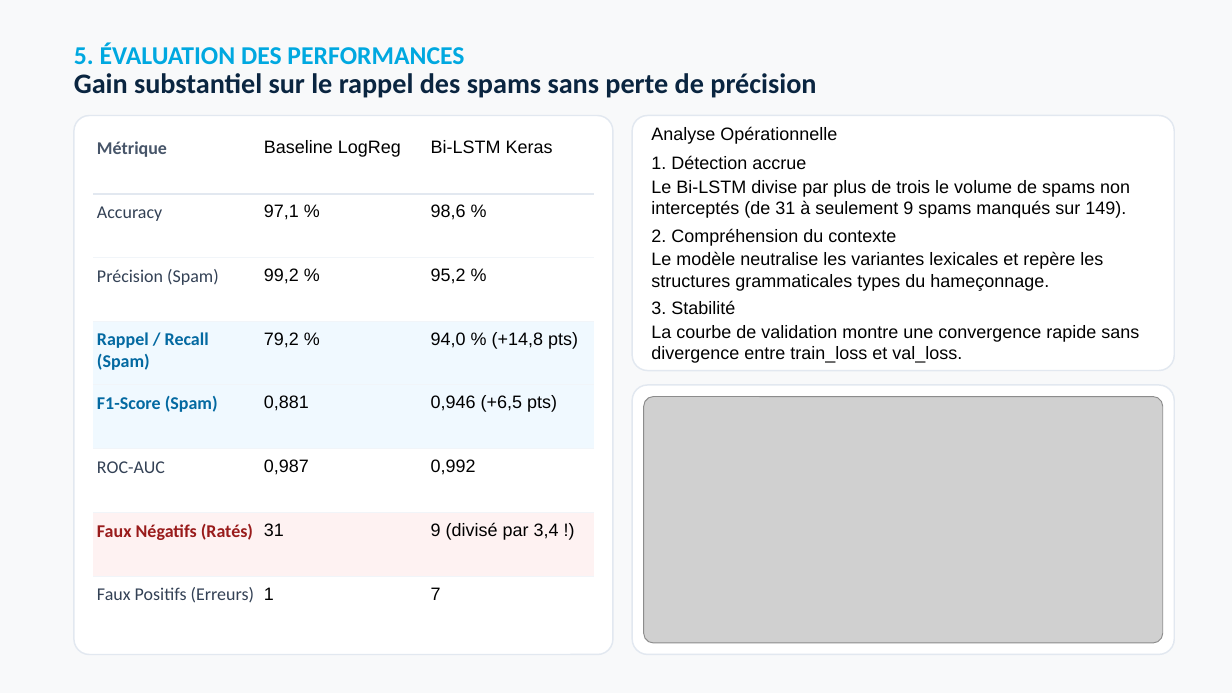
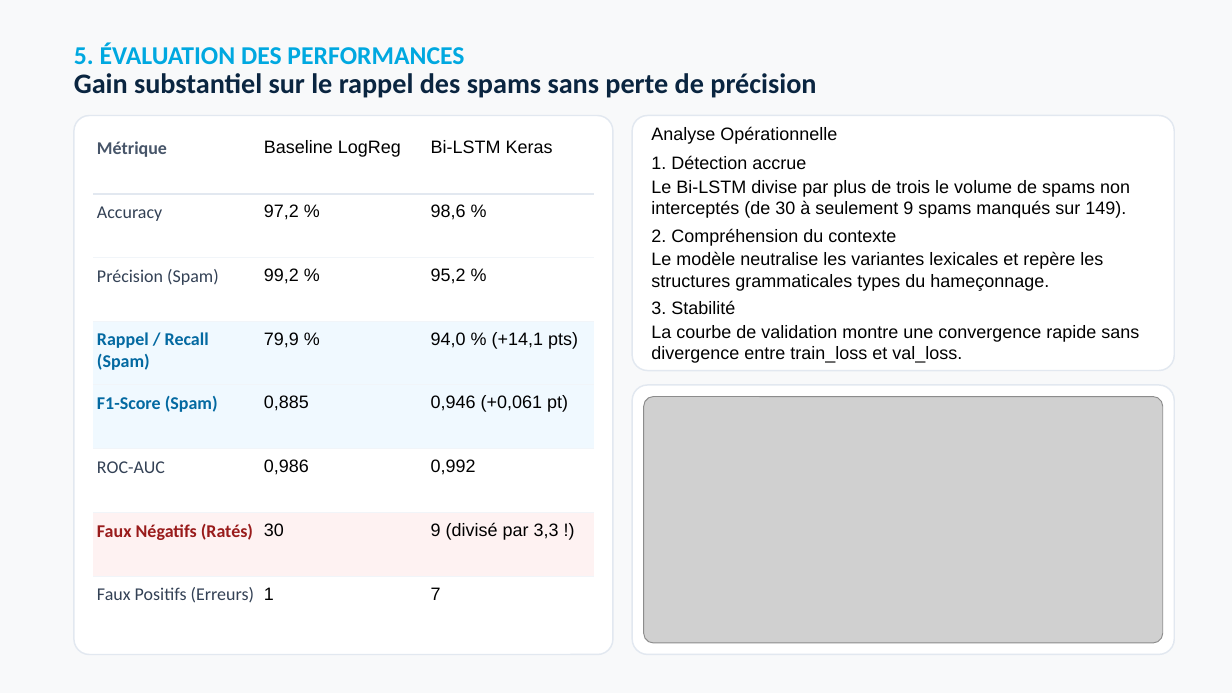
Before and after one commit to Elkristobal59/CERTIFICATION_CDSD, a slide deck: slide 6 of Bloc_4_ATT_Spam_Detector/ATT_spam_detector_presentation.pptx. Drawn at 1232x693 pixels with LibreOffice and Linux fonts; fonts in the diff are those of the drawing; grey boxes stand for pictures. Boxes give left, top, right and bottom in pixels: in the first picture for what was removed or moved away, otherwise in the second. Text is boxed around its words. In the diff, an @@ line names an element or a change of style, - is before the commit and + after.

```diff
--- a/Bloc_4_ATT_Spam_Detector/ATT_spam_detector_presentation.pptx
+++ b/Bloc_4_ATT_Spam_Detector/ATT_spam_detector_presentation.pptx
@@ table at (93, 130, 595, 607) @@
-row 2, column 2: 97,1 %
+row 2, column 2: 97,2 %
-row 4, column 2: 79,2 %
+row 4, column 2: 79,9 %
-row 4, column 3: 94,0 % (+14,8 pts)
+row 4, column 3: 94,0 % (+14,1 pts)
-row 5, column 2: 0,881
+row 5, column 2: 0,885
-row 5, column 3: 0,946 (+6,5 pts)
+row 5, column 3: 0,946 (+0,061 pt)
-row 6, column 2: 0,987
+row 6, column 2: 0,986
-row 7, column 2: 31
+row 7, column 2: 30
-row 7, column 3: 9 (divisé par 3,4 !)
+row 7, column 3: 9 (divisé par 3,3 !)
@@ text at (651, 180, 1130, 218): text changed @@
-Le Bi-LSTM divise par plus de trois le volume de spams non interceptés (de 31 à seulement 9 spams manqués sur 149).
+Le Bi-LSTM divise par plus de trois le volume de spams non interceptés (de 30 à seulement 9 spams manqués sur 149).
```
Also in this commit, not shown: 2 other slides changed, 17 other files.
